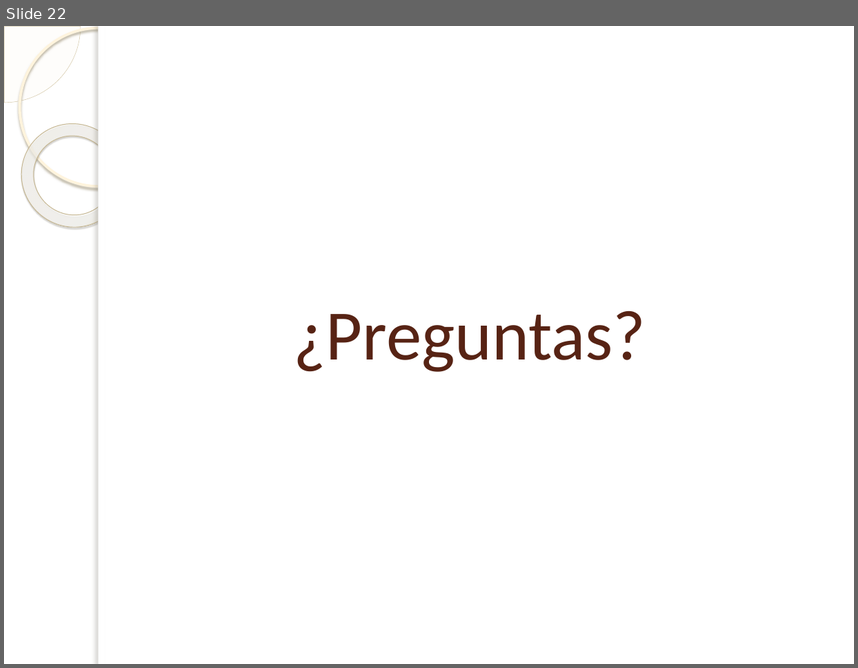
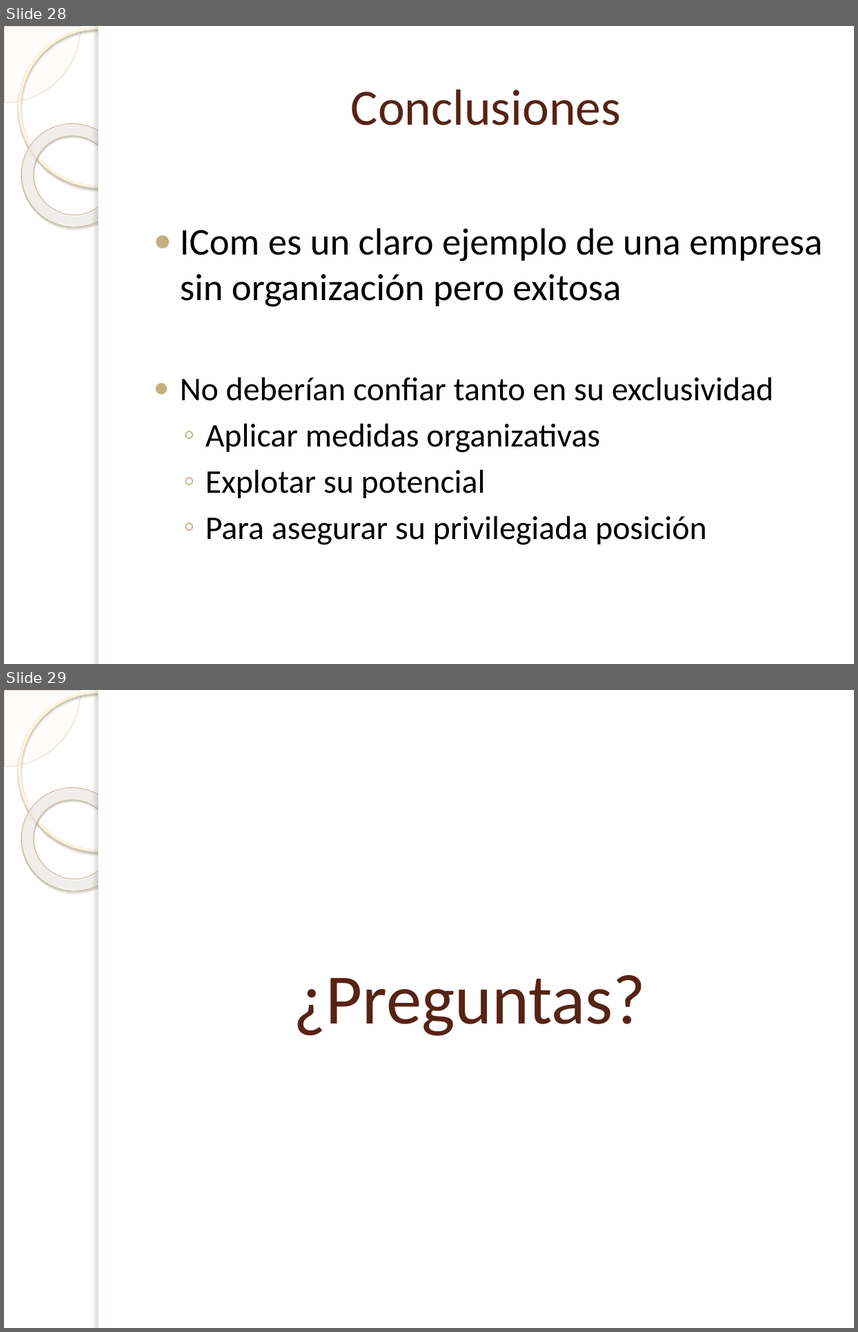
Before and after one commit to Bloodclot24/empresitas, a slide deck: Presentacion/Presentacion.pptx. Shown one above the other, each under a label of ours: slide 22 before the commit, slides 28 and 29 after it. The pictures are 858x668 and 858x1332 pixels, drawn with LibreOffice and Linux fonts; fonts in the diff are those of the drawing; background and template pictures are left out. Boxes give left, top, right and bottom in pixels: in the first picture for what was removed or moved away, otherwise in the second. Text is boxed around its words. In the diff, an @@ line names an element or a change of style, - is before the commit and + after.

```diff
--- a/Presentacion/Presentacion.pptx
+++ b/Presentacion/Presentacion.pptx
@@ slide 28 added at [4,26,854,664], background picture (left out); not listed: 5 template elements that a slide beside it also shows @@
@@ title added at [351,89,622,125], 43 pt, text #572314 @@
+Conclusiones
@@ text added at [180,228,822,545], 28 pt, text #000000 @@
+● ICom es un claro ejemplo de una empresa sin organización pero exitosa
+● No deberían confiar tanto en su exclusividad
+  ◦ Aplicar medidas organizativas
+  ◦ Explotar su potencial
+  ◦ Para asegurar su privilegiada posición
@@ what was slide 22 is now slide 29 @@
```
Also in this commit, not shown: 3 slides changed, 7 other slides added, 1 slide removed, 5 other files.
